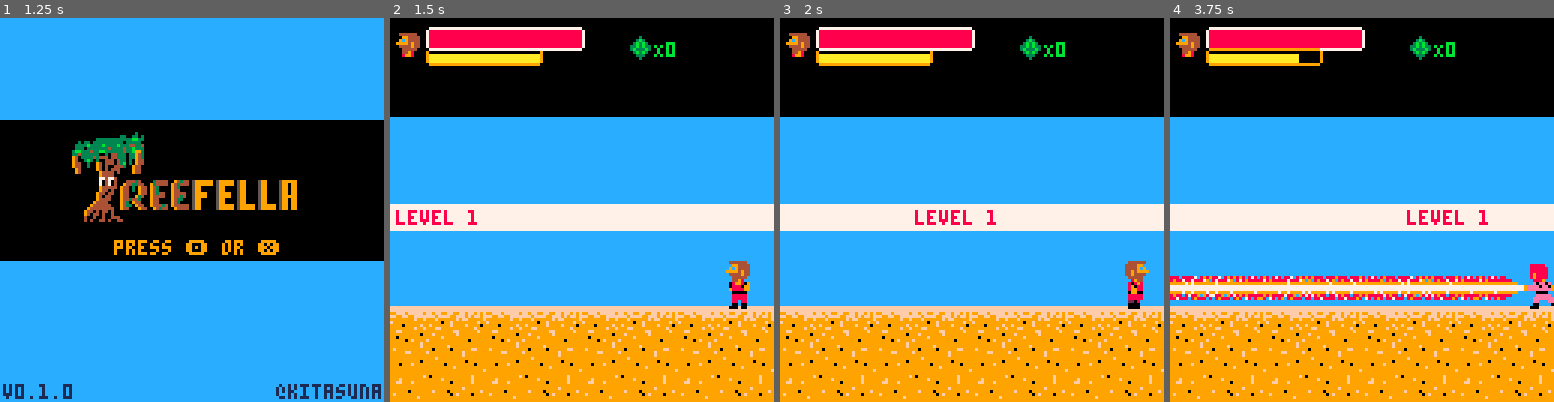
Above: before the commit, frames 1-4 (left to right).
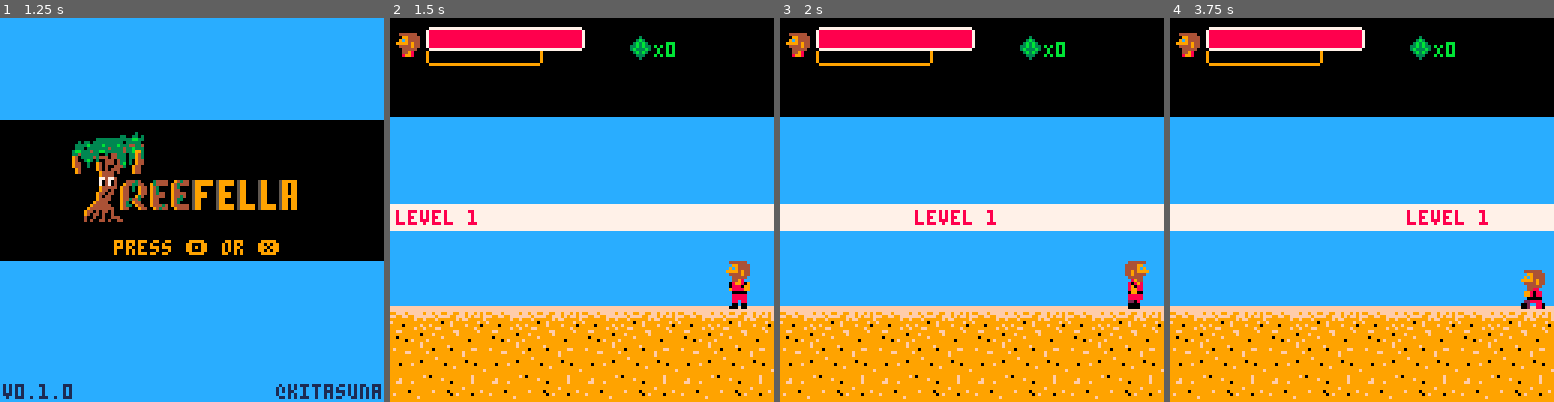
Above: after the commit, the same moments.

Repository: radicalslice/kfu-01
Game: PICO-8 cartridge main.p8
The game is run twice, just before and just after one commit, with the same random seed, the same clock (stepped at 60 frames per second) and the same inputs.
Inputs:
- Up to frame 1 (1.25 s): tap X (X key) at 0.33, 1.07 s; tap O (Z key) at 0.7 s
- Up to frame 2 (1.5 s): no input
- Up to frame 3 (2 s): hold Right from 1.6 s (still down); tap O (Z key) at 1.7 s; tap X (X key) at 1.85 s
- Up to frame 4 (3.75 s): release Right at 2.1 s; tap O (Z key) every 0.4 s from 2.1 to 3.7 s; hold Up 2.15-2.42 s; hold Right 2.47-3.03 s; tap X (X key) at 2.97 s; hold Left 3.08-3.58 s; hold Down from 3.63 s (still down)

Frame 1 is identical in both runs. In frame 2, 0.7% of the frame differs, in the area x 10-40%, y 9-12%; in frame 3, 0.7%; in frame 4, 6.8%, in the area x 0-100%, y 7-76%.

Commit message:
Add victory fanfare

Diff:
--- a/baddie.lua
+++ b/baddie.lua
@@ -496,10 +496,10 @@
 function basic_baddie_draw(b)
       -- draw bounding box
       local bb = b:getBB()
-      rect(bb[1], bb[2], bb[3], bb[4],13)
+      -- rect(bb[1], bb[2], bb[3], bb[4],13)
       if b.getFrontBB != nil then
-        bb = b:getFrontBB()
-        rect(bb[1], bb[2], bb[3], bb[4],8)
+        -- bb = b:getFrontBB()
+        -- rect(bb[1], bb[2], bb[3], bb[4],8)
       end
   local face_left = b.direction == 0
   spr(b.frames_current[b.frame_index],face_left and b.x or b.x,b.y,b.width,b.height,(face_left and true or false),false)
--- a/level.lua
+++ b/level.lua
@@ -5,13 +5,11 @@
     batches = "300:3t:1;250:1t:0;240:2t:1;200:1t:1;195:1t:0;130:2t:1;125:2t:0",
     boss = 70,
   },
-  --[[
   {
     direction = 1,
     batches = "40:1f:0;80:1t1f:0;115:1f:1;125:1f:0;160:1w:0;200:1t1w:1;210:1f:0;240:1t1f1w:1;265:1f1w1f1w:0",
     boss = map_extent - 80
   },
-  --]]
 }
 
 function parse_batches(str)
--- a/main.p8
+++ b/main.p8
@@ -59,7 +59,7 @@
       __draw = game_draw
     end
   })
-  -- music(4)
+  music(4)
 end
 
 function _init()
@@ -68,6 +68,7 @@
   __update = title_update
   __draw = title_draw
   -- victory_init()
+  player:reset(0, FREEZE_NONE)
 end
 
 function _draw()
@@ -293,7 +294,7 @@
         level.boss = levels[level_index].boss
         player:reset(level.direction, FREEZE_NONE)
         bmgr:reset()
-        -- music(4)
+        music(4)
         fx = {
           impacts = {},
           arrows = {},
@@ -373,6 +374,7 @@
 
 function fade_init()
 
+  music(-1, 500)
   __update = timers_only
 
   add(timers, {remaining=0.5, callback=function()
@@ -382,7 +384,7 @@
   })
 
   add(timers, {remaining=1, callback=function()
-      __draw = fade_draw({9,0,12,13})
+      __draw = fade_draw({9,0,12,2})
     end
   })
 
@@ -402,7 +404,7 @@
   player.dx = 4
   player.y = 80
   player.invincible = 0
-
+  music(9)
   __update = victory_update
 
   __draw = victory_draw({9,0,12,2})
@@ -432,10 +434,12 @@
     rectfill(0,0,128,128,12)
     palt(0, false)
     map(0,14,0,96,16,16)
-    print("victory", 52, 32, 7)
+    dshad("congratulations!", 32, 24)
+    dshad("your desert kingdom is safe", 10, 32)
+    dshad("from the botanical scourge", 12, 40)
     palt(15,true)
-    spr(228, 57, 40)
-    print("X"..player.score, 66, 42, 7)
+    spr(228, 55, 48)
+    dshad("X"..player.score, 64, 50)
     local now = time()
     player:draw(now)
     pal()
@@ -448,11 +452,11 @@
   local dt = now - last_ts
   last_ts = now
   handle_timers(timers, dt)
-  if player.draw_x >= 64 then
+  if player.draw_x >= 60 then
     player:change_state("victory")
   end
   -- send a fake "right" keypress while not in middle of screen
-  player:update(dt, player.draw_x < 64 and 2 or 0, 0)
+  player:update(dt, player.draw_x < 60 and 2 or 0, 0)
 end
 
 title_message = {
@@ -675,6 +679,15 @@
     end
   end
   return false
+end
+
+function dshad(str, x, y, ow)
+  local colors = {5, 7}
+  if ow != nil and #ow == 2 then
+    colors = ow
+  end
+  print(str, x+1, y, colors[1])
+  print(str, x, y, colors[2])
 end
 
 __gfx__
--- a/player.lua
+++ b/player.lua
@@ -61,7 +61,7 @@
     p.score = p.last_score
     p.state_ttl = 0
     p.health = 100
-    p.od = 9
+    p.od = 0
     p.mash_count = 0
     p.since_last_frame, p.since_last_state = 0, 0
     p.draw_x = level_direction == 0 and map_extent - 16 or 16
@@ -592,12 +592,18 @@
       bmgr:kill_huggers()
       p.mash_count = 0
       p.draw_y = p_draw_y_stand
+      if p.direction == 1 then
+        p.draw_x -= 3
+      end
       sfx(6)
       return
     end
   end,
   unmash = function(p, dt)
     if p.since_last_state > p.state_ttl then
+      if p.direction == 1 then
+        p.draw_x += 3
+      end
       p:change_state("stand")
     end
   end,
Not shown, changed: the music (__music__) section of main.p8
Not shown, changed: the sound effects (__sfx__) section of main.p8
